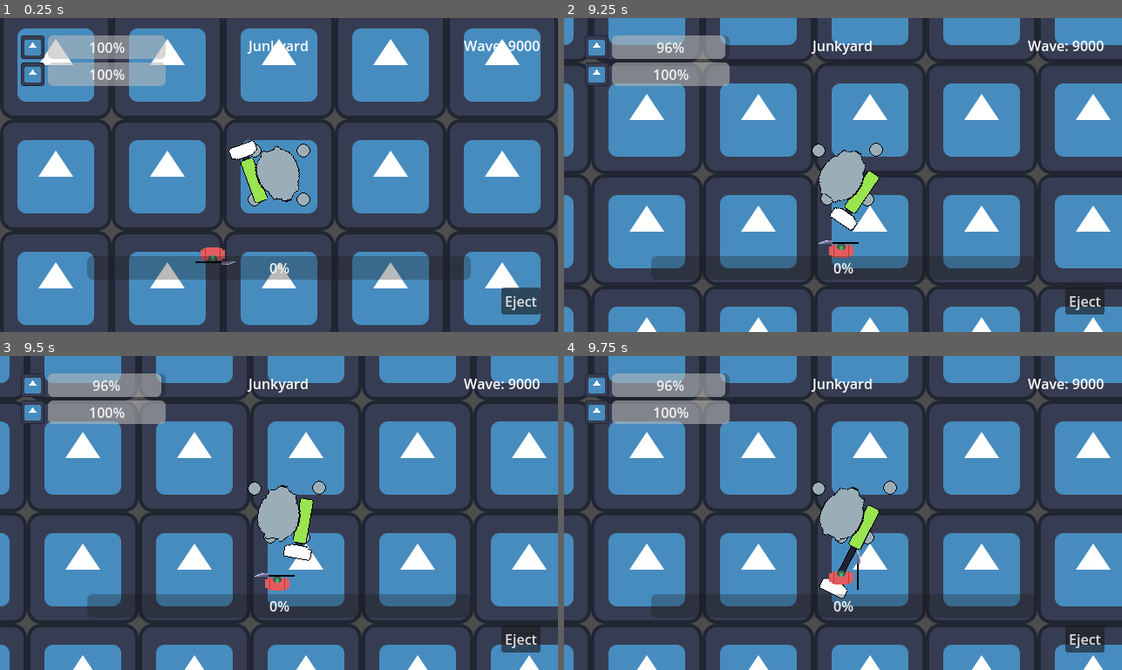
Above: before the commit, frames 1-4 (two rows, left to right).
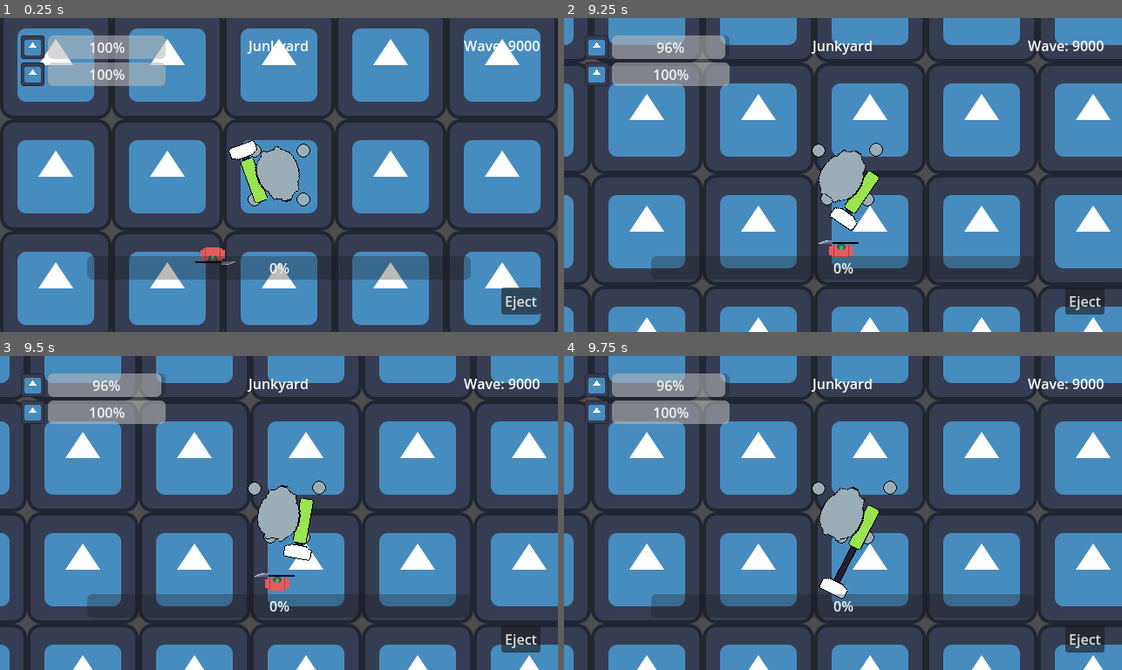
Above: after the commit, the same moments.

Repository: LaffertyDev/junkyard-brawl
Game: Godot game, scene res://src/game.tscn
The game is run twice, just before and just after one commit, with the same random seed, the same clock (stepped at 60 frames per second) and the same inputs. The engine's default icon, where the game draws it, is replaced by a stand-in: a white triangle on a blue panel in a dark square.
Inputs (mouse positions are in pixels of both pictures, inside the frame that each line leads up to):
- Up to frame 1 (0.25 s): no input
- Up to frame 2 (9.25 s): click "Eject" at 0.5 s; move the mouse to (815, 237) at 1.27 s; hold W (move_forward) 1.28-2 s; hold Space (action_primary) 1.28-2 s; click "Pilot" at 2 s; move the mouse to (1010, 222) at 2.77 s; hold W (move_forward) 2.78-3.53 s; tap Space (action_primary) every 1.5 s from 2.85 to 8.85 s; move the mouse to (675, 127) at 3.52 s; hold Space (action_primary) 3.53-4.28 s; hold A (move_left) 3.53-5.03 s; move the mouse to (870, 175) at 4.27 s; move the mouse to (759, 96) at 5.02 s; hold S (move_backward) 5.03-5.78 s; hold Space (action_primary) 5.03-5.78 s; move the mouse to (965, 159) at 5.77 s; hold D (move_right) 5.78-6.53 s; move the mouse to (731, 190) at 6.52 s; hold W (move_forward) 6.53-7.28 s; hold Space (action_primary) 6.53-7.28 s; move the mouse to (898, 105) at 7.27 s; hold D (move_right) from 7.28 s (still down); move the mouse to (815, 237) at 8.02 s; hold Space (action_primary) 8.03-8.78 s; move the mouse to (1010, 222) at 8.77 s
- Up to frame 3 (9.5 s): keep holding D (move_right)
- Up to frame 4 (9.75 s): move the mouse to (675, 465) at 9.52 s; release D (move_right) at 9.53 s; hold S (move_backward) from 9.53 s (still down); hold Space (action_primary) from 9.53 s (still down)

Frames 1-3 are identical in both runs. In frame 4, 0.2% of the frame differs, in the area x 47-54%, y 61-75%.

Commit message:
make max do damage

Diff:
--- a/project.godot
+++ b/project.godot
@@ -58,7 +58,8 @@
 [layer_names]
 
 2d_physics/layer_8="Players_To_Target"
-2d_physics/layer_16="Freek_Interaction_Area"
+2d_physics/layer_12="Enemies_To_Scan_For_Hitting"
+2d_physics/layer_16="Things_Freek_Can_Interact_With"
 
 [rendering]
 
--- a/src/Characters/Max/max.gd
+++ b/src/Characters/Max/max.gd
@@ -12,6 +12,7 @@
 @onready var _max_camera: Camera2D = %MaxCamera
 @onready var _torso: Node2D = %max_torso
 @onready var _hammer: AnimatedSprite2D = %max_hammer
+@onready var _hammer_attack_damage_scan_area: Area2D = %AttackDamageScanArea
 
 
 
@@ -26,6 +27,9 @@
 
 		if Input.is_action_pressed("action_primary"):
 			_hammer.animation = "engage"
+			var areas_hit = _hammer_attack_damage_scan_area.get_overlapping_areas()
+			for area in areas_hit:
+				area.take_damage(1)
 		else:
 			_hammer.animation = "idle"
 
--- a/src/Characters/Max/max.tscn
+++ b/src/Characters/Max/max.tscn
@@ -16,6 +16,9 @@
 height = 100.0
 
 [sub_resource type="CompressedTexture2D" id="CompressedTexture2D_rl2ex"]
+
+[sub_resource type="RectangleShape2D" id="RectangleShape2D_hwxcy"]
+size = Vector2(32, 65)
 
 [sub_resource type="CircleShape2D" id="CircleShape2D_5j42g"]
 radius = 90.0
@@ -59,7 +62,16 @@
 unique_name_in_owner = true
 position = Vector2(-29, -41)
 sprite_frames = ExtResource("5_wybb3")
-animation = &"idle"
+animation = &"engage"
+
+[node name="AttackDamageScanArea" type="Area2D" parent="max_torso/max_hammer"]
+unique_name_in_owner = true
+collision_layer = 0
+collision_mask = 2048
+
+[node name="CollisionShape2D" type="CollisionShape2D" parent="max_torso/max_hammer/AttackDamageScanArea"]
+position = Vector2(0, -21.5)
+shape = SubResource("RectangleShape2D_hwxcy")
 
 [node name="MovementState" type="Node" parent="."]
 script = ExtResource("6_qciws")
--- a/src/Enemies/Swiper/Swiper.tscn
+++ b/src/Enemies/Swiper/Swiper.tscn
@@ -7,6 +7,7 @@
 [ext_resource type="PackedScene" uid="uid://q5uy2xebe2y0" path="res://src/Enemies/Swiper/SwiperStates/FindTarget.tscn" id="5_k5pwq"]
 [ext_resource type="PackedScene" uid="uid://coxcp8uh5muts" path="res://src/Enemies/Swiper/SwiperStates/MoveToTarget.tscn" id="6_job8q"]
 [ext_resource type="PackedScene" uid="uid://cxa4h4eq4kyxg" path="res://src/Enemies/Swiper/SwiperStates/Attack.tscn" id="7_x4qls"]
+[ext_resource type="PackedScene" uid="uid://d2x4g07lt17fu" path="res://src/Enemies/Swiper/SwiperStates/Die.tscn" id="8_i8dkn"]
 
 [sub_resource type="CircleShape2D" id="CircleShape2D_eglyf"]
 radius = 15.1327
@@ -15,6 +16,8 @@
 radius = 310.232
 
 [node name="Swiper" type="Area2D"]
+collision_layer = 2048
+collision_mask = 0
 script = ExtResource("1_fjl12")
 
 [node name="CollisionShape2D" type="CollisionShape2D" parent="."]
@@ -42,3 +45,5 @@
 [node name="MoveToTarget" parent="StateMachine" instance=ExtResource("6_job8q")]
 
 [node name="Attack" parent="StateMachine" instance=ExtResource("7_x4qls")]
+
+[node name="Die" parent="StateMachine" instance=ExtResource("8_i8dkn")]
--- /dev/null
+++ b/src/Enemies/Swiper/SwiperStates/Die.tscn
@@ -0,0 +1,6 @@
+[gd_scene load_steps=2 format=3 uid="uid://d2x4g07lt17fu"]
+
+[ext_resource type="Script" path="res://src/Enemies/Swiper/SwiperStates/die.gd" id="1_oqig6"]
+
+[node name="Die" type="Node"]
+script = ExtResource("1_oqig6")
--- /dev/null
+++ b/src/Enemies/Swiper/SwiperStates/die.gd
@@ -0,0 +1,4 @@
+extends EnemyStateBase
+
+func enter(_previous_state_path: String, _data := {}) -> void:
+	swiper_instance.queue_free()
--- a/src/Enemies/Swiper/SwiperStates/idle.gd
+++ b/src/Enemies/Swiper/SwiperStates/idle.gd
@@ -4,3 +4,7 @@
 	swiper_instance._swiper_sprites.animation = "idle"
 	await get_tree().create_timer(1.0).timeout
 	finished.emit(FIND_TARGET)
+
+func update(_delta: float) -> void:
+	if swiper_instance.current_health <= 0:
+		finished.emit(DIE)
--- a/src/Enemies/Swiper/SwiperStates/move_to_target.gd
+++ b/src/Enemies/Swiper/SwiperStates/move_to_target.gd
@@ -4,6 +4,11 @@
 
 func enter(_previous_state_path: String, data := {}) -> void:
 	target = data.target
+
+
+func update(_delta: float) -> void:
+	if swiper_instance.current_health <= 0:
+		finished.emit(DIE)
 
 func physics_update(delta: float) -> void:
 	# rotate the sprite to always face target
--- a/src/Enemies/Swiper/swiper.gd
+++ b/src/Enemies/Swiper/swiper.gd
@@ -5,3 +5,9 @@
 
 @warning_ignore("unused_private_class_variable")
 @onready var _swiper_sprites: AnimatedSprite2D = $AnimatedSprite2D
+
+var current_health = 1
+var maximum_health = 1
+
+func take_damage(damage: int) -> void:
+	current_health -= damage
Not shown: 1 places in src/Characters/Max/max.tscn that only renumber resources
Not shown: 1 places in src/Enemies/Swiper/Swiper.tscn that only renumber resources
Not shown, changed: todo.md
